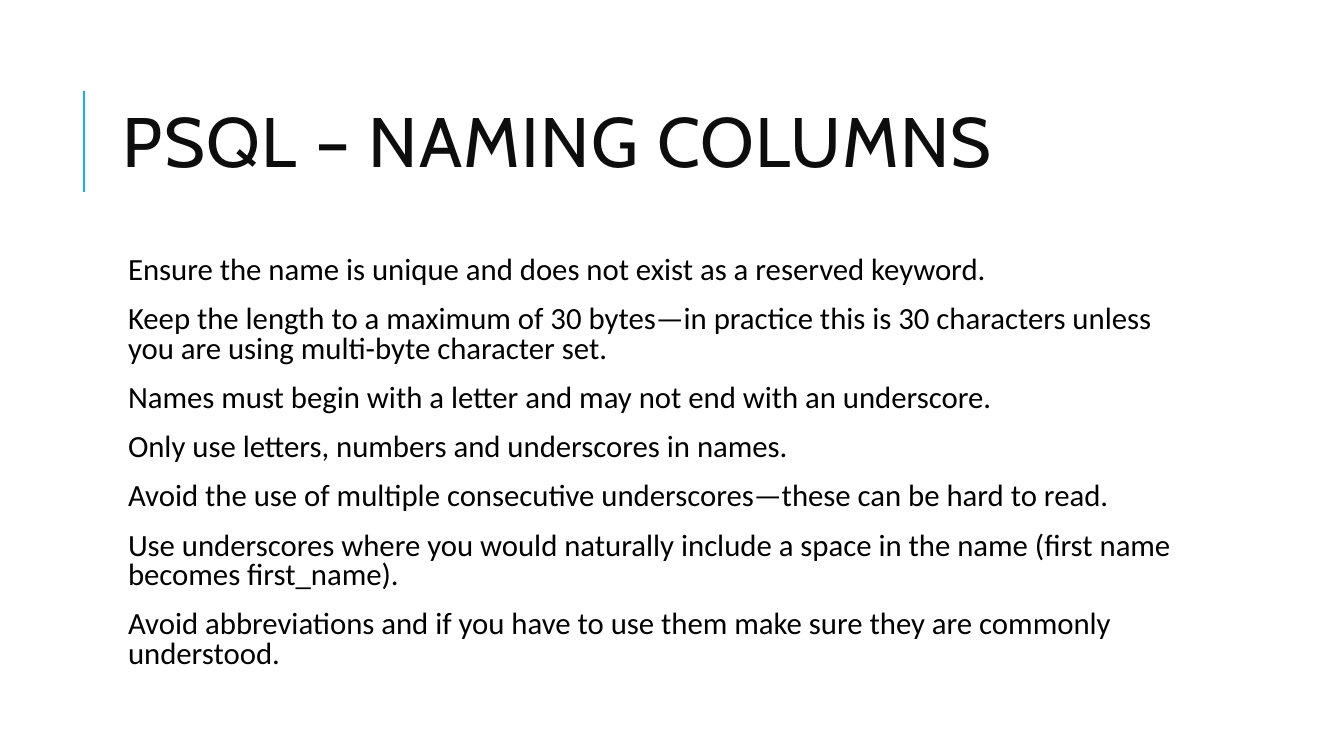
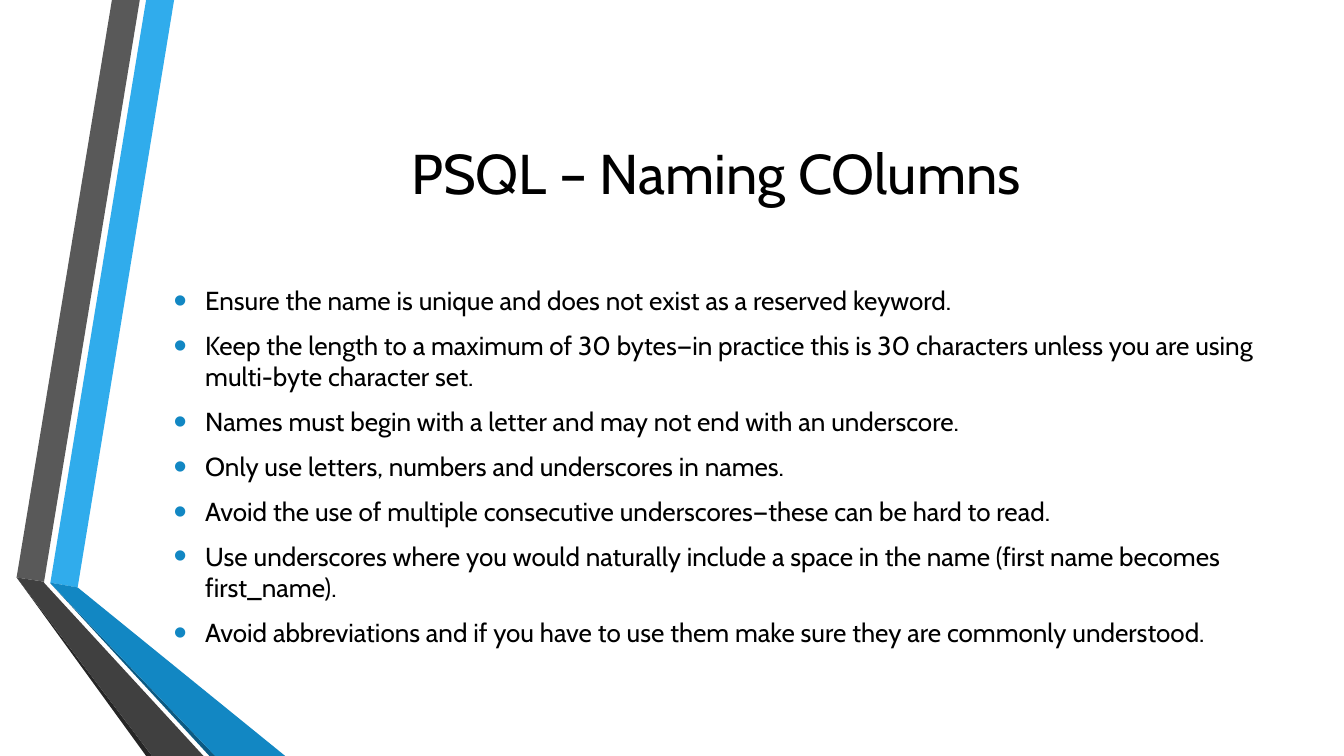
Before and after one commit to TomG007/gis5577, a slide deck: slide 5 of SQL.pptx. Drawn at 1344x756 pixels with LibreOffice and Linux fonts; fonts in the diff are those of the drawing; background and template pictures are left out. Boxes give left, top, right and bottom in pixels: in the first picture for what was removed or moved away, otherwise in the second. Text is boxed around its words. In the diff, an @@ line names an element or a change of style, - is before the commit and + after.

```diff
--- a/SQL.pptx
+++ b/SQL.pptx
@@ line removed from (84, 192) to (84, 91) @@
@@ title at [411, 152, 1020, 207]: text changed; size 50 to 40 pt; text colour #0D0D0D to #000000 @@
-PSQL – NAMING COLUMNS
+PSQL – Naming COlumns
@@ text "Ensure the name is unique ...": place and size @@
-text "Ensure the name is unique ..." at [128, 258, 1171, 665]
+text "Ensure the name is unique ..." at [205, 290, 1252, 648]
@@ text "Ensure the name is unique ..." at [205, 290, 1252, 648]: size 22 to 18.6 pt, font Calibri to Cabin; bullet   to •; line spacing 0.8 to 1; less space between paragraphs; bullet colour #1CADE4 to #1287C3; vertical alignment top to middle @@
@@ group added at [16, 0, 285, 756]: 6 freeform shapes @@
```
Also in this commit, not shown: 17 other slides changed, 3 other files.
